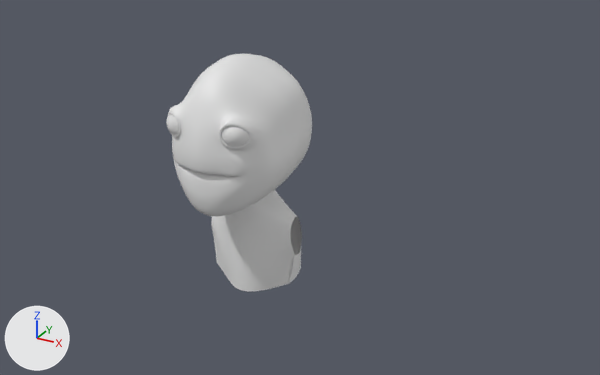
Renders of the Blender file character_modeling_tutorial.blend from each side of a commit.
Rendered twice from a 50 mm lens placed at (19.5, -27.0, 13.4), pointed at (2.5, 4.0, -2.1). Arrows for +X, +Y and +Z are at lower left; the lights stay in place.
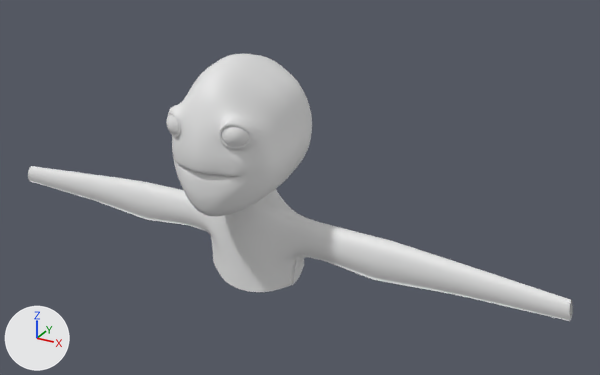
Location of each change, [x1, y1, x2, y2] in pixels of the pictures (600 x 375 px):
'Plane', reshaped (277% wider, 13% taller)
    before: [168, 54, 312, 291]
    after: [28, 54, 573, 321]
part 1 of me_plane, built on
    before: [211, 190, 302, 291]
    after: [28, 166, 573, 321]

The change in detail:
me_plane is used by ob_plane; location (0.0, 0.0, 0.0); rotation (1.571, 0.0, 0.0), in degrees (90, 0, 0).
me_plane had 175 vertices, 148 faces and spanned x 0.0..2.92, y -7.57..4.24, z -6.76..0.7.
me_plane now has 217 vertices, 191 faces and spans x 0.0..15.21, y -7.57..4.24, z -6.76..0.7.
Part 1, on me_plane:
11 vertices are removed from x 0.0..2.35, y -5.74..-2.76, z -5.22..-2.78.
18 faces are deleted.
3 vertices in x 0.0, y -7.57..-6.12, z -2.49 move by (0.0, 0.0, -0.13).
5 vertices move from x 0.79..2.17, y -7.49..-6.94, z -5.07..-2.81 to x 0.91..2.32, y -7.49..-6.94, z -5.34..-2.72.
53 vertices are added at x 2.28..15.21, y -5.75..-3.64, z -4.88..-3.43.
47 new faces join them, smooth.
14 new faces join them.
